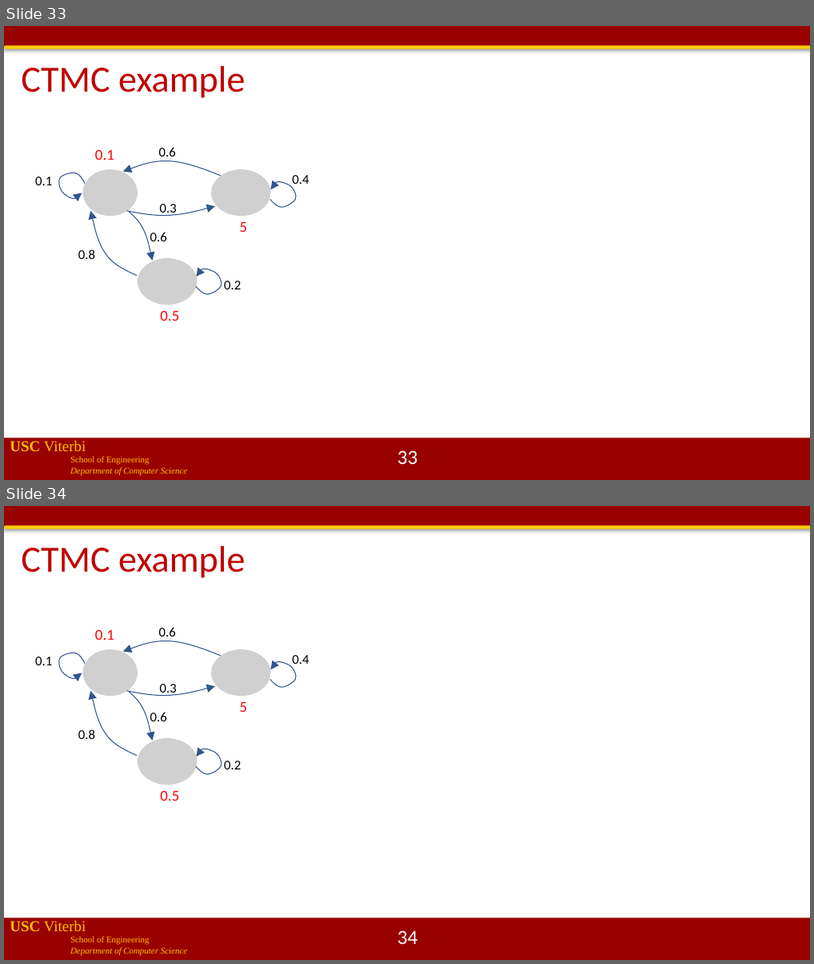
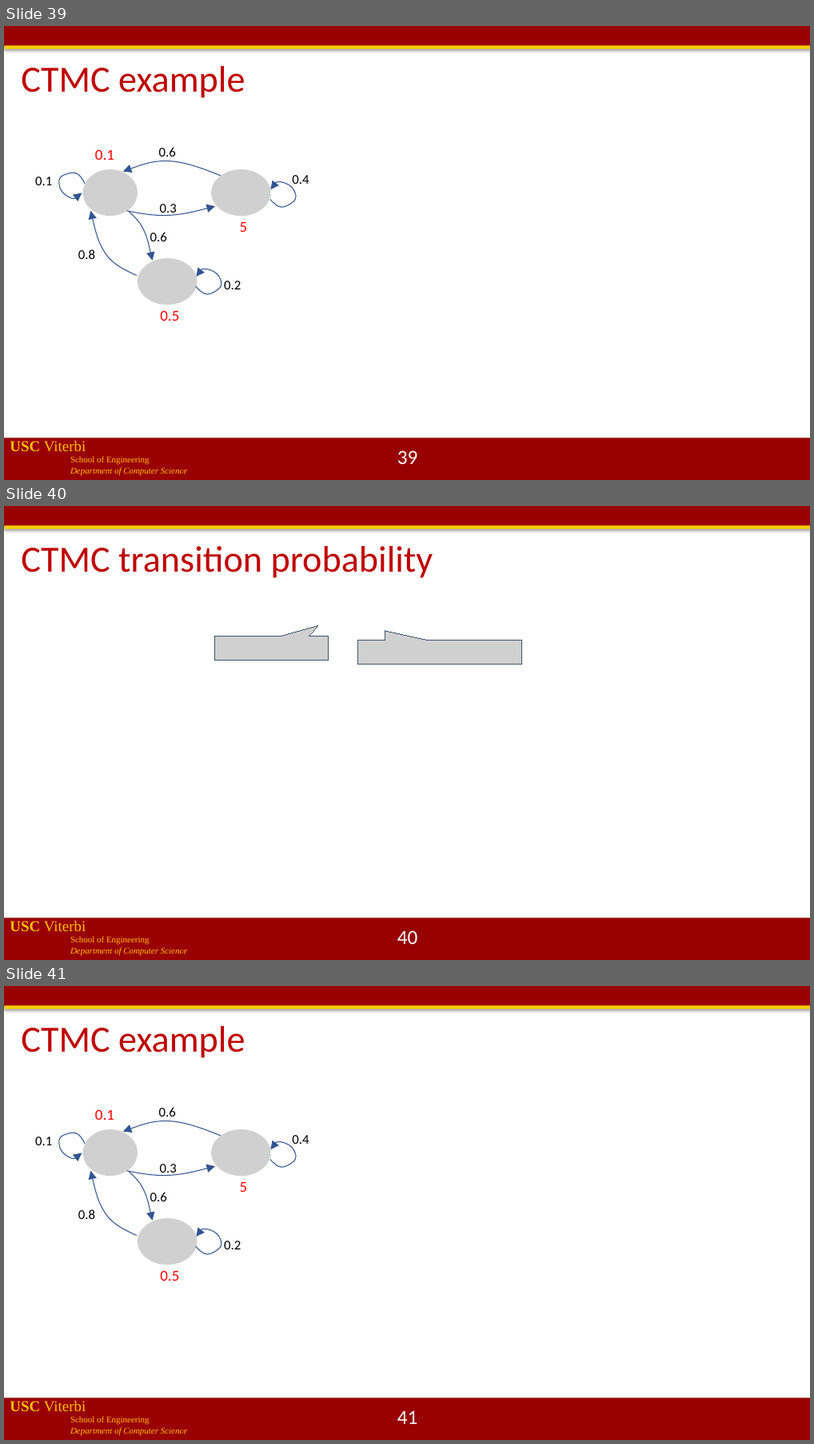
Before and after one commit to jdeshmukh/jdeshmukh.github.io, a slide deck: teaching/cs513-autocps-fall-2020/lecture8-Probabilistic-Models.pptx. Shown one above the other, each under a label of ours: slides 33 and 34 before the commit, slides 39, 40 and 41 after it. The pictures are 814x964 and 814x1444 pixels, drawn with LibreOffice and Linux fonts; fonts in the diff are those of the drawing; grey boxes stand for pictures; background and template pictures are left out. Boxes give left, top, right and bottom in pixels: in the first picture for what was removed or moved away, otherwise in the second. Text is boxed around its words. In the diff, an @@ line names an element or a change of style, - is before the commit and + after.

```diff
--- a/teaching/cs513-autocps-fall-2020/lecture8-Probabilistic-Models.pptx
+++ b/teaching/cs513-autocps-fall-2020/lecture8-Probabilistic-Models.pptx
@@ slide 40 added at (x1=4, y1=506, x2=810, y2=960), background #FFFFFF; not listed: 4 template elements that a slide beside it also shows @@
@@ title added at (x1=21, y1=546, x2=434, y2=578), 44 pt, text #C00000 @@
+CTMC transition probability
@@ picture added at (x1=214, y1=636, x2=328, y2=660) @@
@@ picture added at (x1=358, y1=640, x2=522, y2=664) @@
@@ page number added at (x1=398, y1=930, x2=418, y2=944), 24 pt, text #FFFFFF @@
+40
@@ what was slide 33 is now slide 39 @@
@@ page number at (x1=398, y1=450, x2=418, y2=464): text changed @@
-33
+39
@@ what was slide 34 is now slide 41 @@
@@ page number at (x1=398, y1=1410, x2=418, y2=1424): text changed @@
-34
+41
```
Also in this commit, not shown: 6 slides changed, 32 other slides added, 2 slides removed, 1 other file.
